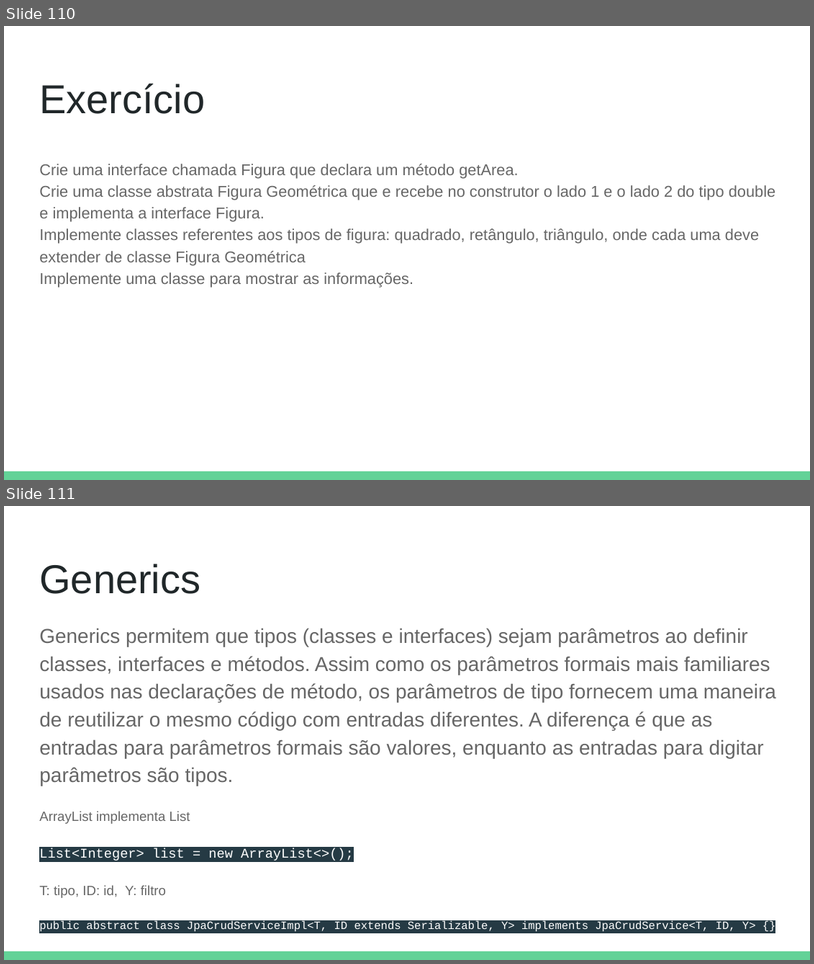
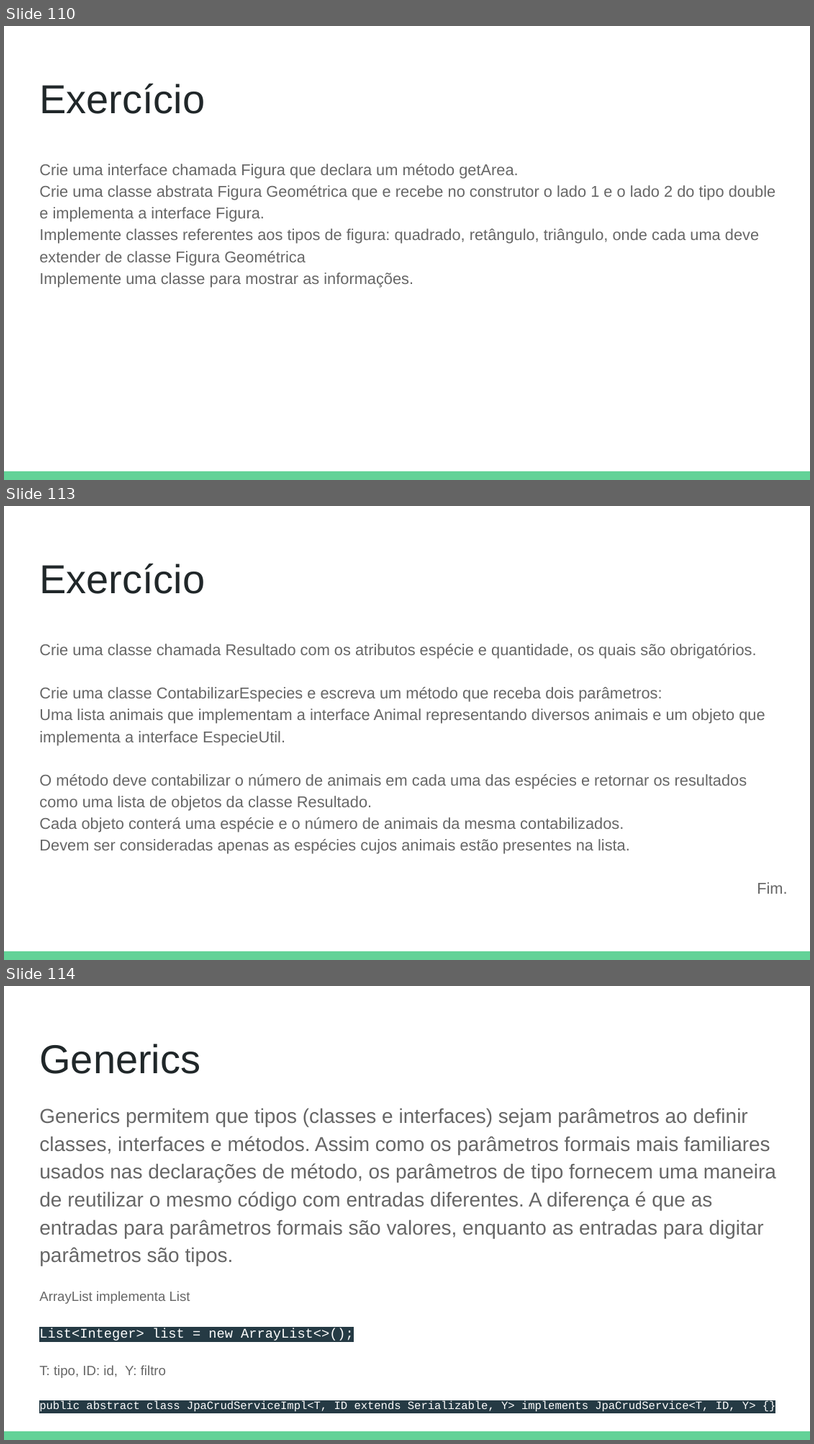
Before and after one commit to DeboraMendes/bootcamp, a slide deck: Java e Programação Orientada a Objetos.pptx. Shown one above the other, each under a label of ours: slides 110 and 111 before the commit, slides 110, 113 and 114 after it; the slides between them are not shown. The pictures are 814x964 and 814x1444 pixels, drawn with LibreOffice and Linux fonts; fonts in the diff are those of the drawing. Boxes give left, top, right and bottom in pixels: in the first picture for what was removed or moved away, otherwise in the second. Text is boxed around its words. In the diff, an @@ line names an element or a change of style, - is before the commit and + after.

```diff
--- a/Java e Programação Orientada a Objetos.pptx
+++ b/Java e Programação Orientada a Objetos.pptx
@@ slide 113 added at [4,506,810,960], background #FFFFFF; not listed: 1 template element that a slide beside it also shows @@
@@ title added at [39,563,205,594], 36 pt, text #202729 @@
+Exercício
@@ text added at [39,644,787,893], 14 pt, text #666666 @@
+Crie uma classe chamada Resultado com os atributos espécie e quantidade, os quais são obrigatórios.
+Crie uma classe ContabilizarEspecies e escreva um método que receba dois parâmetros:
+Uma lista animais que implementam a interface Animal representando diversos animais e um objeto que implementa a interface EspecieUtil.
+O método deve contabilizar o número de animais em cada uma das espécies e retornar os resultados como uma lista de objetos da classe Resultado.
+Cada objeto conterá uma espécie e o número de animais da mesma contabilizados.
+Devem ser consideradas apenas as espécies cujos animais estão presentes na lista.
+Fim.
@@ what was slide 111 is now slide 114 @@
```
Also in this commit, not shown: 1 slide changed, 2 other slides added.
